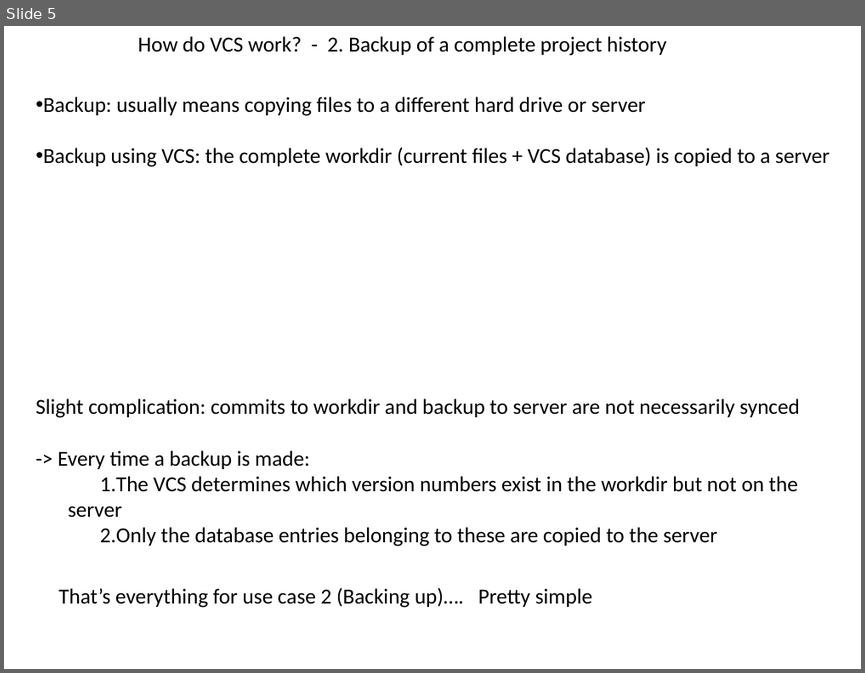
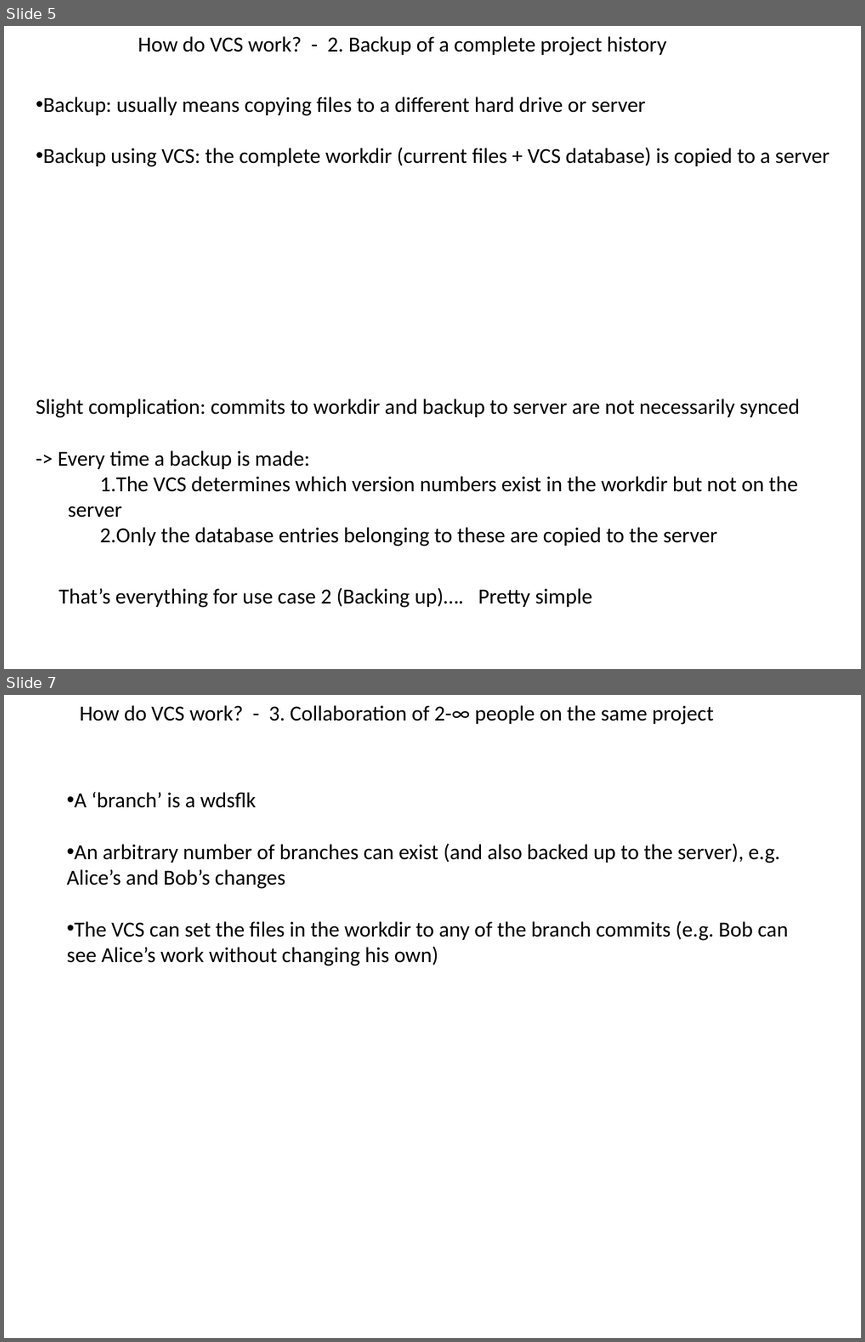
Before and after one commit to flosopher/gittalk, a slide deck: git_python_kurs.pptx. Shown one above the other, each under a label of ours: slide 5 before the commit, slides 5 and 7 after it; the slides between them are not shown. The pictures are 865x673 and 865x1342 pixels, drawn with LibreOffice and Linux fonts; fonts in the diff are those of the drawing. Boxes give left, top, right and bottom in pixels: in the first picture for what was removed or moved away, otherwise in the second. Text is boxed around its words. In the diff, an @@ line names an element or a change of style, - is before the commit and + after.

```diff
--- a/git_python_kurs.pptx
+++ b/git_python_kurs.pptx
@@ slide 7 added at <box>4,695,861,1338</box>, background #FFFFFF @@
@@ text added at <box>80,705,713,725</box>, 18 pt, text #000000 @@
+How do VCS work? - 3. Collaboration of 2-∞ people on the same project
@@ text added at <box>67,792,789,966</box>, 18 pt, text #000000 @@
+• A ‘branch’ is a wdsflk
+• An arbitrary number of branches can exist (and also backed up to the server), e.g. Alice’s and Bob’s changes
+• The VCS can set the files in the workdir to any of the branch commits (e.g. Bob can see Alice’s work without changing his own)
```
Also in this commit, not shown: 1 slide changed, 5 other slides added, 1 slide removed.
